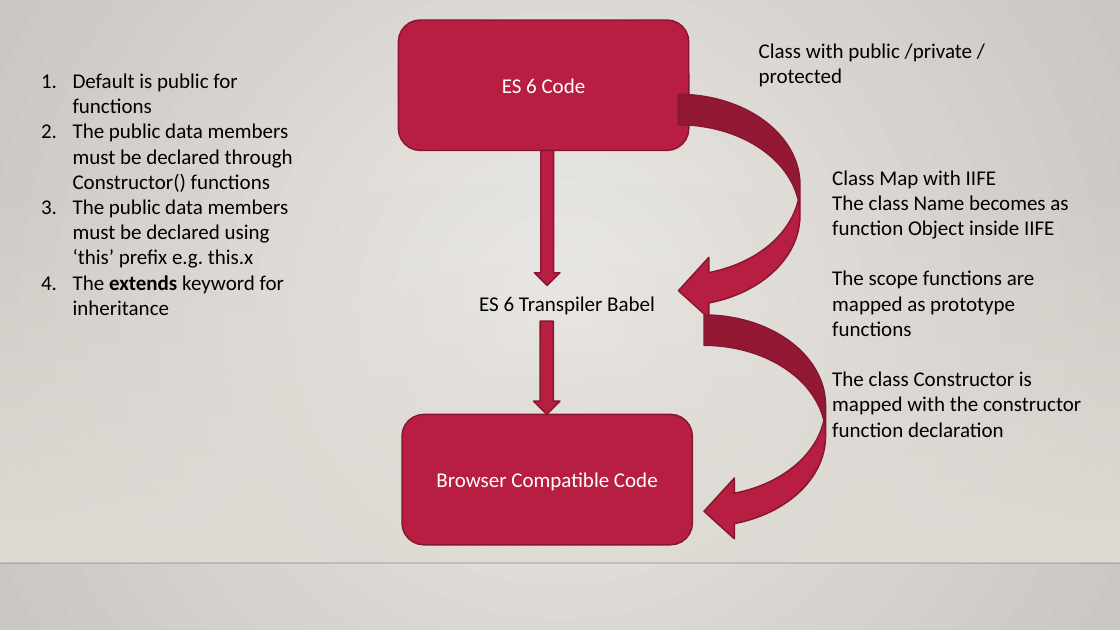
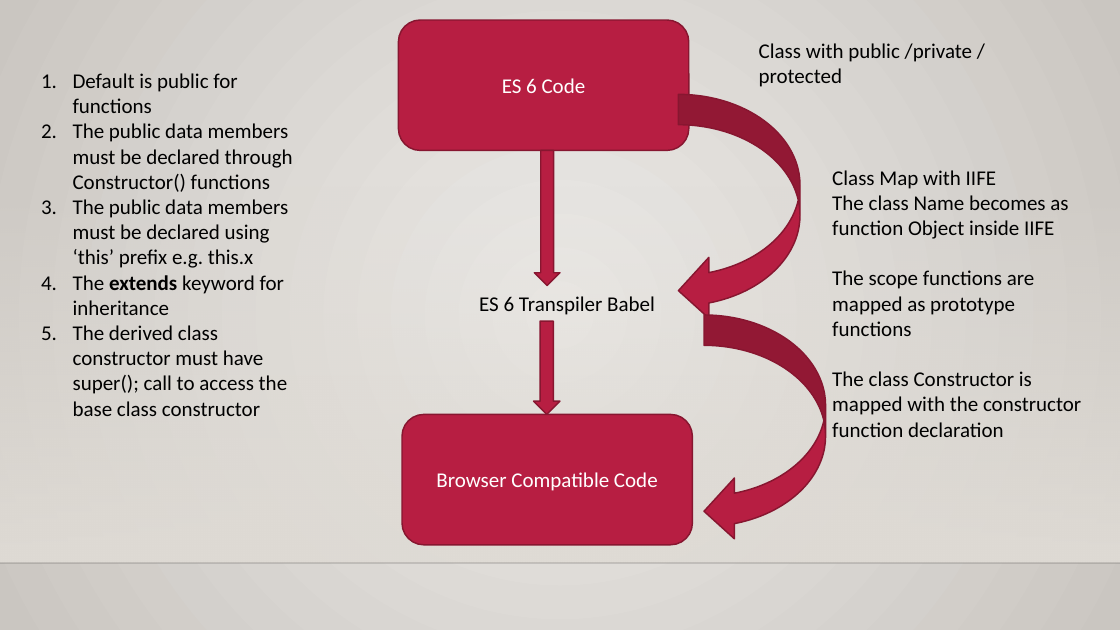
Before and after one commit to maheshsabnis/blazejan2021, a slide deck: slide 11 of Training_Notes_PPTs.pptx. Drawn at 1120x630 pixels with LibreOffice and Linux fonts; fonts in the diff are those of the drawing; background and template pictures are left out. Boxes give left, top, right and bottom in pixels: in the first picture for what was removed or moved away, otherwise in the second. Text is boxed around its words. In the diff, an @@ line names an element or a change of style, - is before the commit and + after.

```diff
--- a/Training_Notes_PPTs.pptx
+++ b/Training_Notes_PPTs.pptx
@@ text at (73, 325, 287, 416): paragraph added @@
+5. The derived class constructor must have super(); call to access the base class constructor
```
Also in this commit, not shown: 4 slides added, 14 other files.
